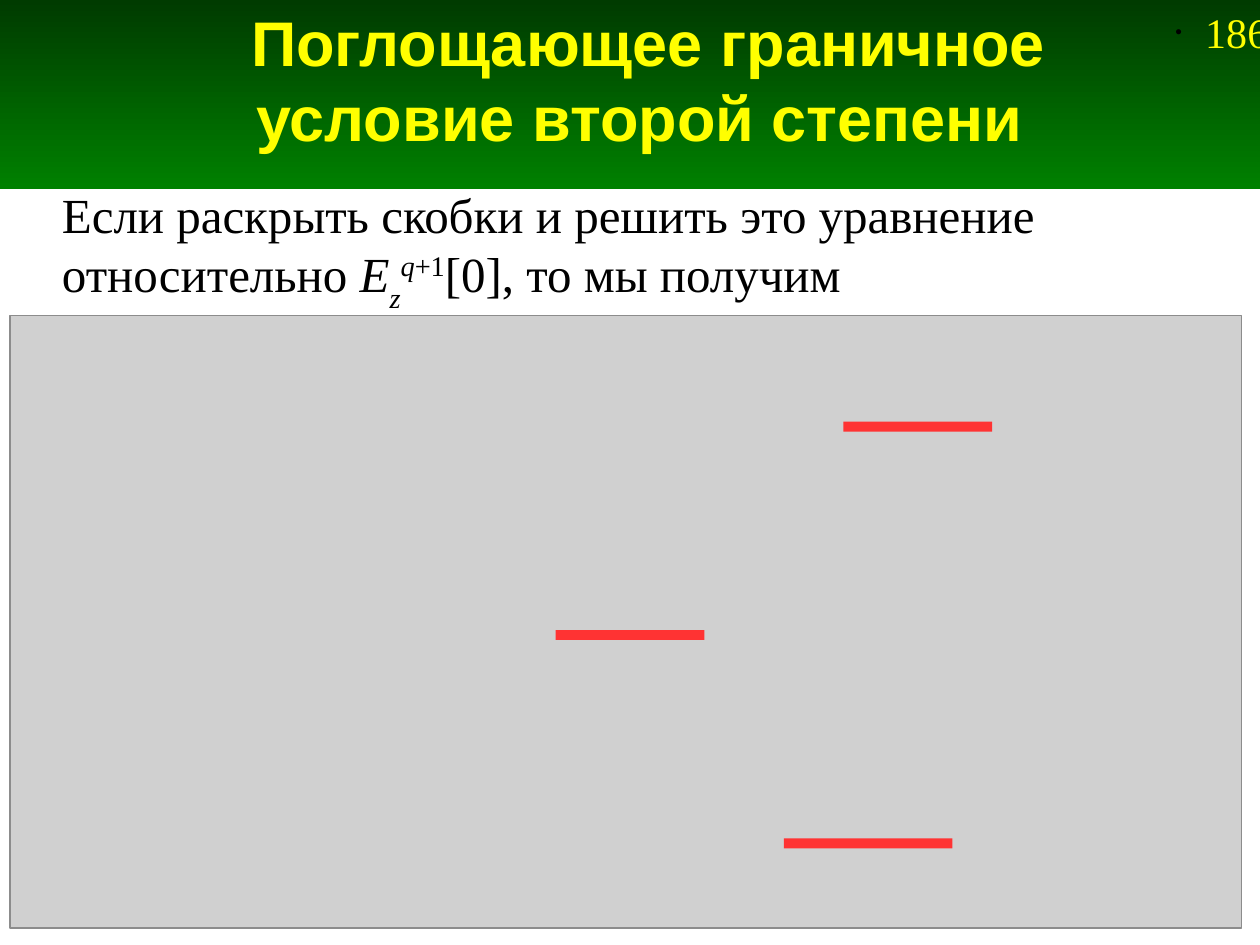
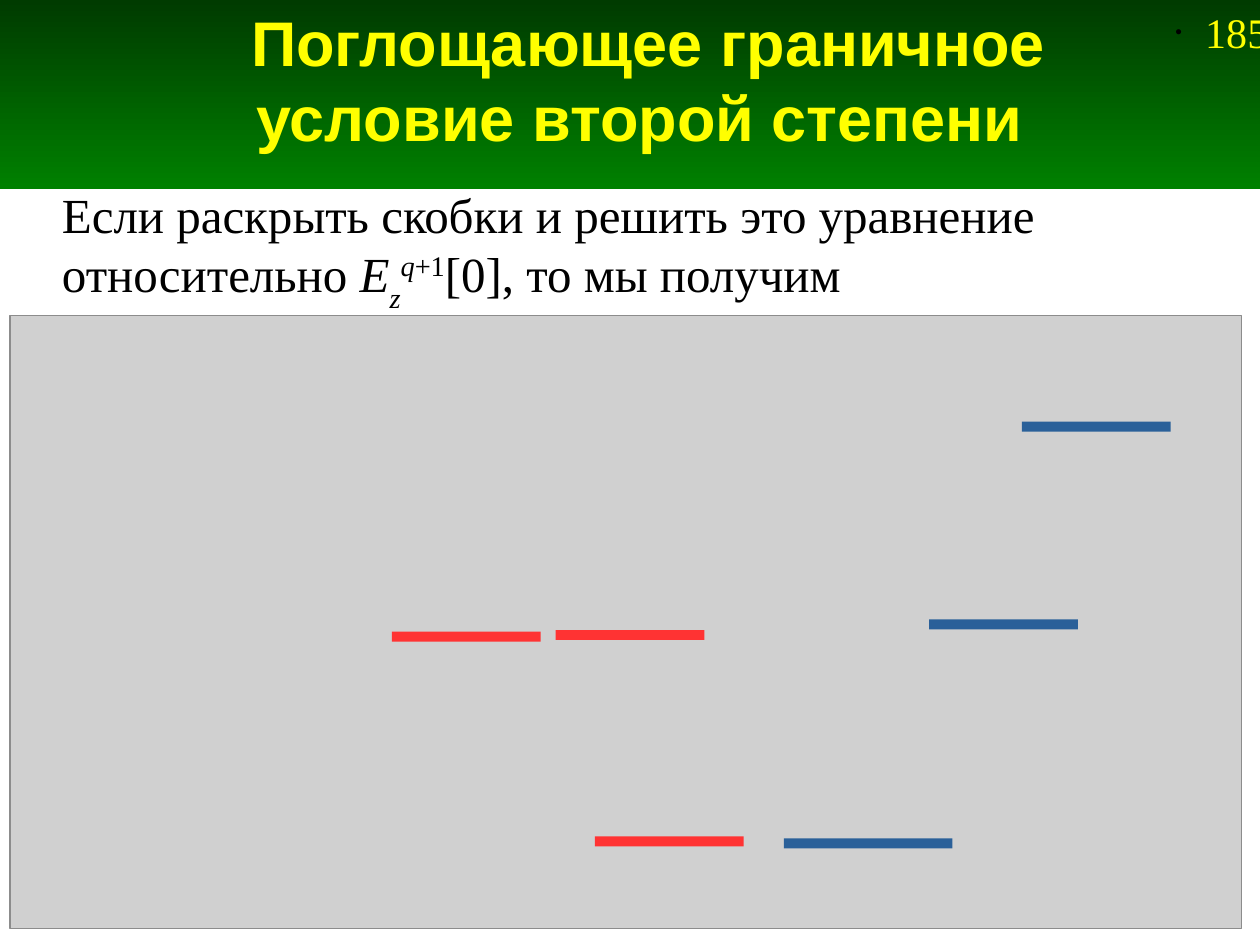
Before and after one commit to andris0147sv/modelling, a slide deck: slide 185 of presentations/2. FDTD.odp (slide 186 before the commit). Drawn at 1260x945 pixels with LibreOffice and Linux fonts; fonts in the diff are those of the drawing; grey boxes stand for pictures. Boxes give left, top, right and bottom in pixels: in the first picture for what was removed or moved away, otherwise in the second. Text is boxed around its words. In the diff, an @@ line names an element or a change of style, - is before the commit and + after.

```diff
--- a/presentations/2. FDTD.odp
+++ b/presentations/2. FDTD.odp
@@ page number at (x1=1205, y1=20, x2=1260, y2=49): text changed @@
-• 186
+• 185
@@ line added from (1022, 427) to (1171, 427), #2A6099 5.67 pt @@
@@ line added from (929, 625) to (1077, 625), #2A6099 5.67 pt @@
@@ line moved from (843, 427) - (992, 427) to (392, 636) - (541, 636) @@
@@ line added from (595, 842) to (743, 842), #FF3333 5.67 pt @@
@@ line (784, 843) - (953, 843): stroke #FF3333 5.67 pt to #2A6099 5.67 pt @@
```
Also in this commit, not shown: 23 other slides changed, 10 slides added, 6 slides removed, 6 other files.
